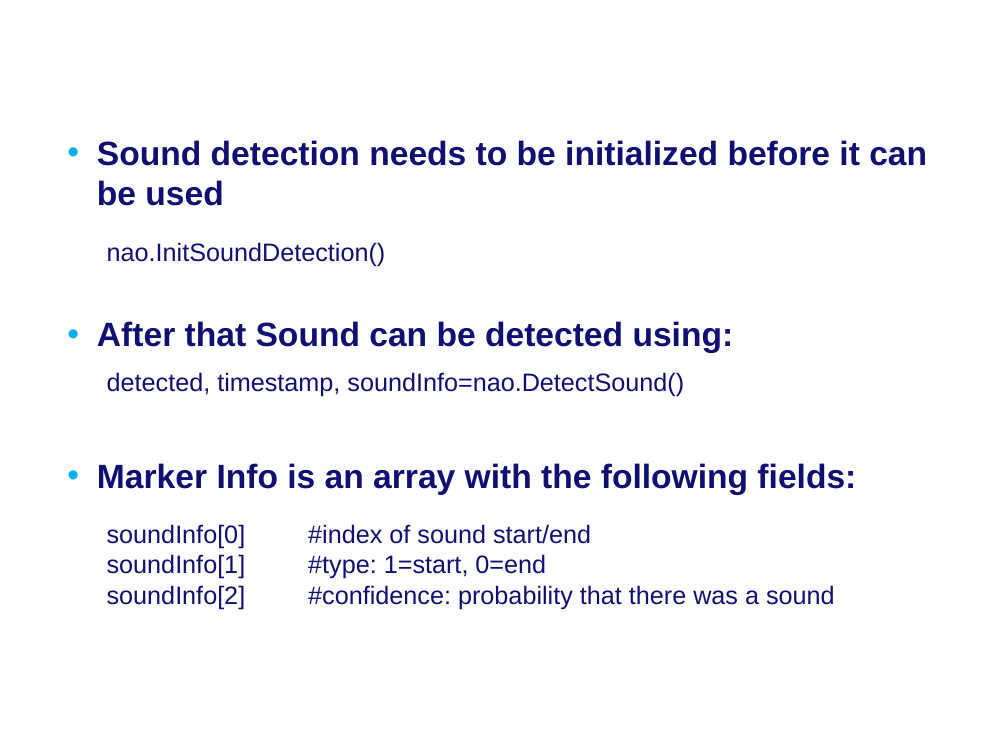
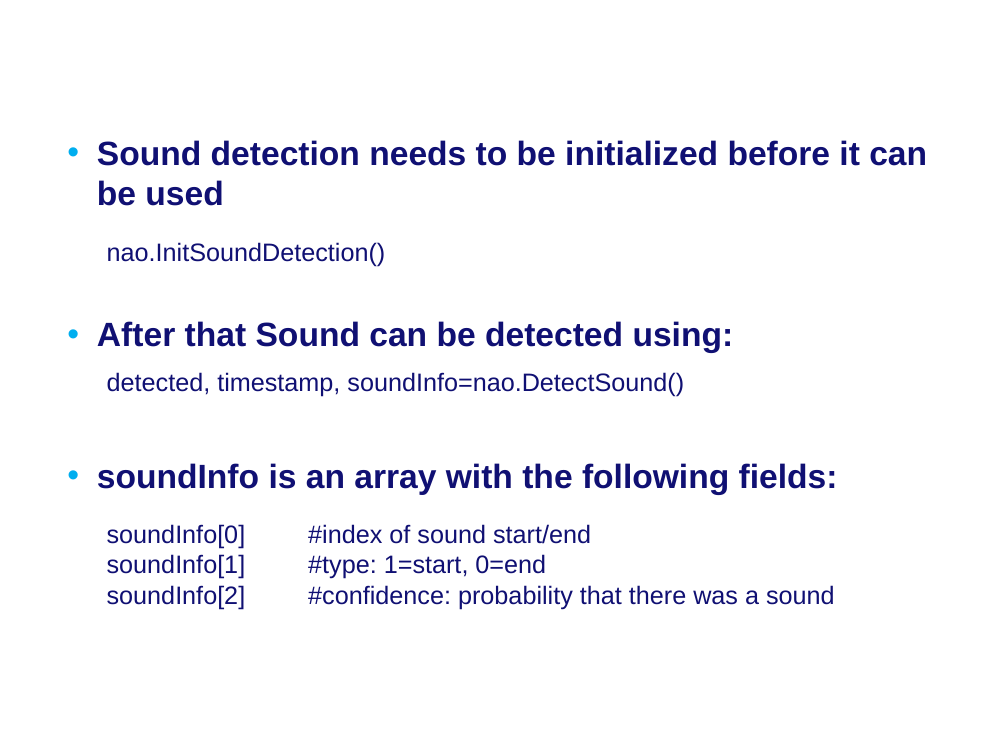
Before and after one commit to Rctue/nao-lib, a slide deck: slide 10 of Manual nao-lib.pptx. Drawn at 1008x756 pixels with LibreOffice and Linux fonts; fonts in the diff are those of the drawing; background and template pictures are left out. Boxes give left, top, right and bottom in pixels: in the first picture for what was removed or moved away, otherwise in the second. Text is boxed around its words. In the diff, an @@ line names an element or a change of style, - is before the commit and + after.

```diff
--- a/Manual nao-lib.pptx
+++ b/Manual nao-lib.pptx
@@ text at <box>97,463,838,495</box>: text changed @@
-• Marker Info is an array with the following fields:
+• soundInfo is an array with the following fields:
```
Also in this commit, not shown: 4 other slides changed, 1 other file.
